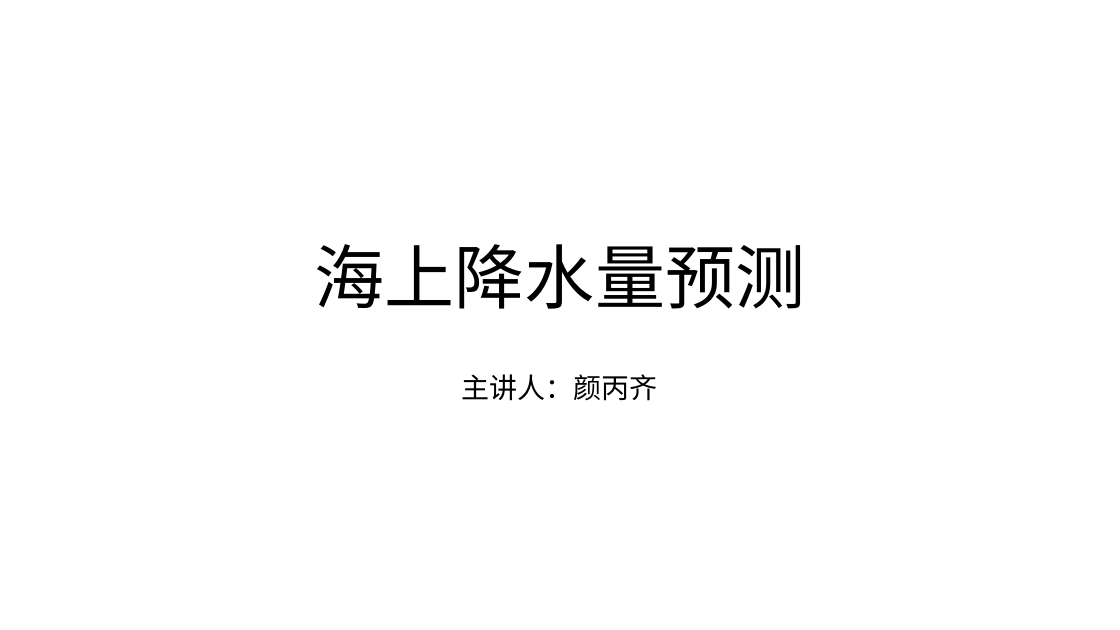
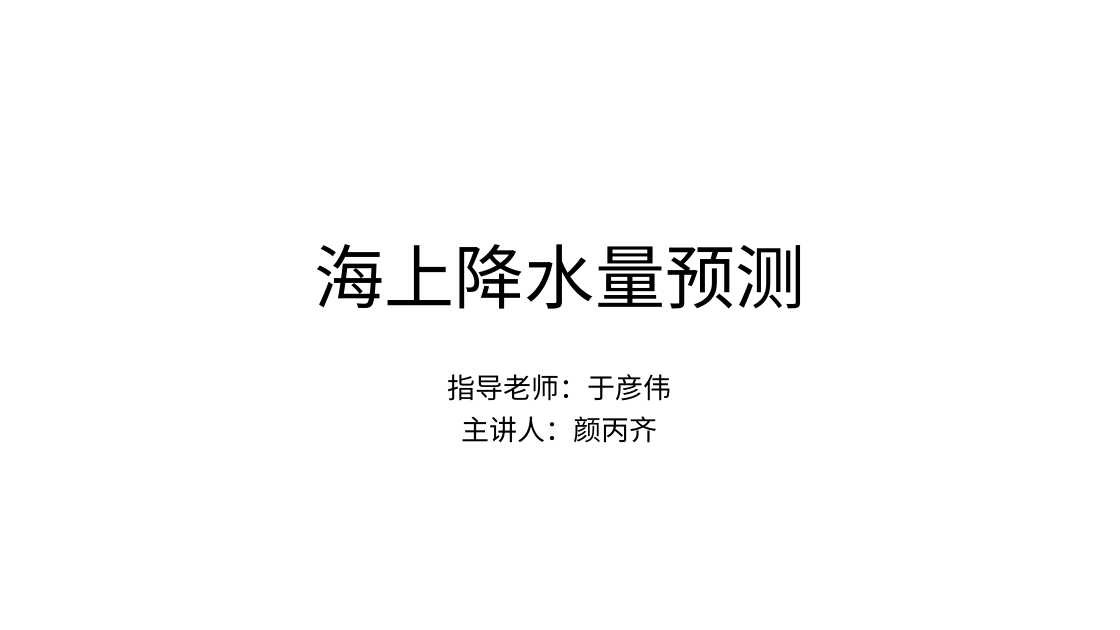
Before and after one commit to tureful/tureful.github.io, a slide deck: slide 1 of summary.pptx. Drawn at 1120x630 pixels with LibreOffice and Linux fonts; fonts in the diff are those of the drawing. Boxes give left, top, right and bottom in pixels: in the first picture for what was removed or moved away, otherwise in the second. Text is boxed around its words. In the diff, an @@ line names an element or a change of style, - is before the commit and + after.

```diff
--- a/summary.pptx
+++ b/summary.pptx
@@ subtitle at (x1=448, y1=374, x2=672, y2=401): paragraph added @@
+指导老师：于彦伟
```
Also in this commit, not shown: 2 other slides changed, 7 slides added, 1 slide removed, 1 other file.
